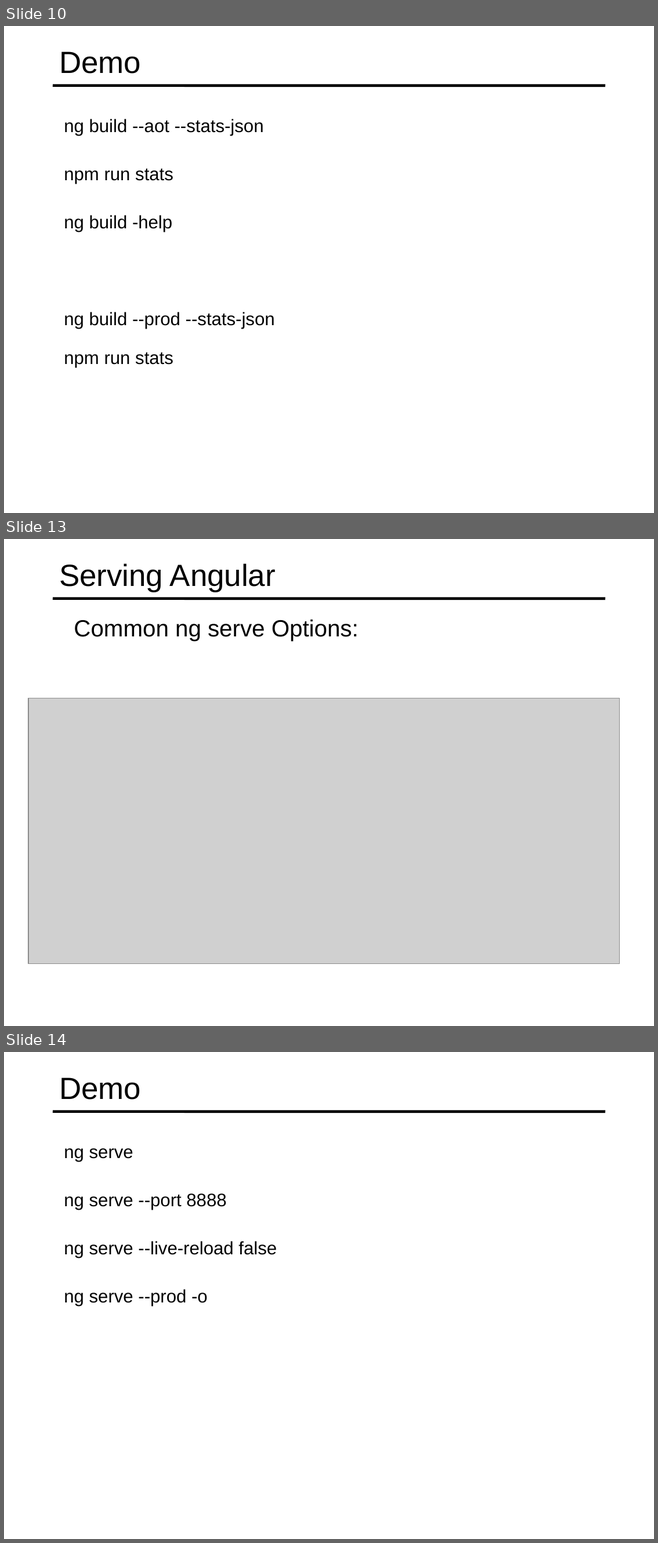
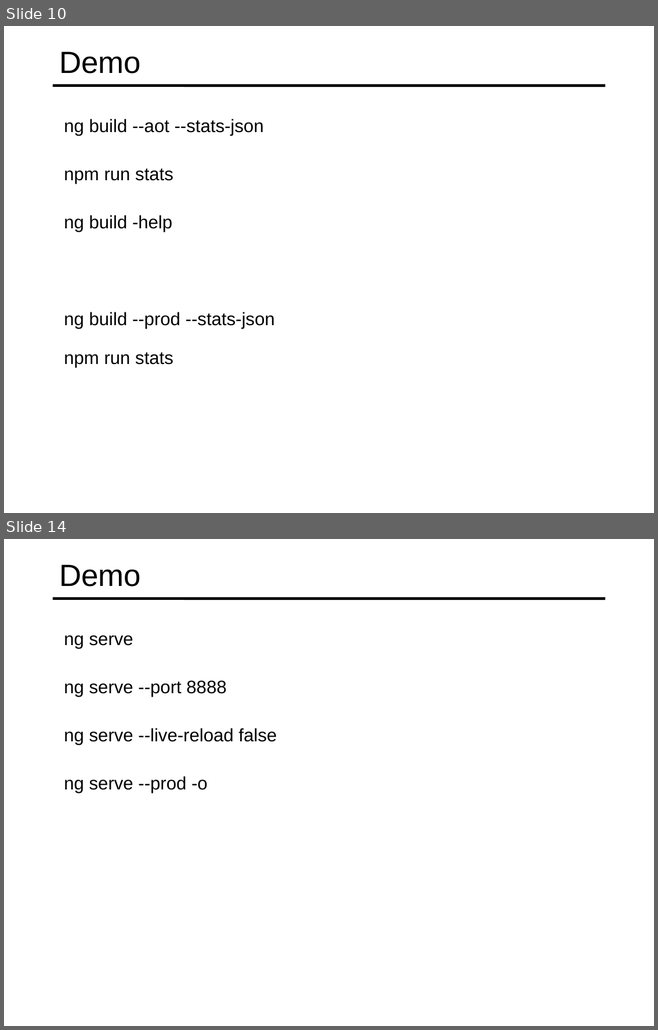
Before and after one commit to specter01wj/Jago_Link_Training, a slide deck: Angular/Angular7/Angular CLI/7.Running Unit and End to End Tests/L7_Running Unit and End to End Tests.ppt. Shown one above the other, each under a label of ours: slides 10, 13 and 14 before the commit, slides 10 and 14 after it; the slides between them are not shown. The pictures are 658x1543 and 658x1030 pixels, drawn with LibreOffice and Linux fonts; fonts in the diff are those of the drawing; grey boxes stand for pictures. Boxes give left, top, right and bottom in pixels: in the first picture for what was removed or moved away, otherwise in the second. Text is boxed around its words. In the diff, an @@ line names an element or a change of style, - is before the commit and + after.

```diff
--- a/Angular/Angular7/Angular CLI/7.Running Unit and End to End Tests/L7_Running Unit and End to End Tests.ppt
+++ b/Angular/Angular7/Angular CLI/7.Running Unit and End to End Tests/L7_Running Unit and End to End Tests.ppt
@@ slide 13 removed at [4,539,654,1026], background #FFFFFF; not listed: 1 template element that a slide beside it also shows @@
@@ title removed at [59,563,275,592] @@
-Serving Angular
@@ text removed at [74,619,358,641] @@
-  Common ng serve Options:
@@ picture removed at [29,698,620,964] @@
```
Also in this commit, not shown: 2 slides changed, 4 slides added, 8 other slides removed.
